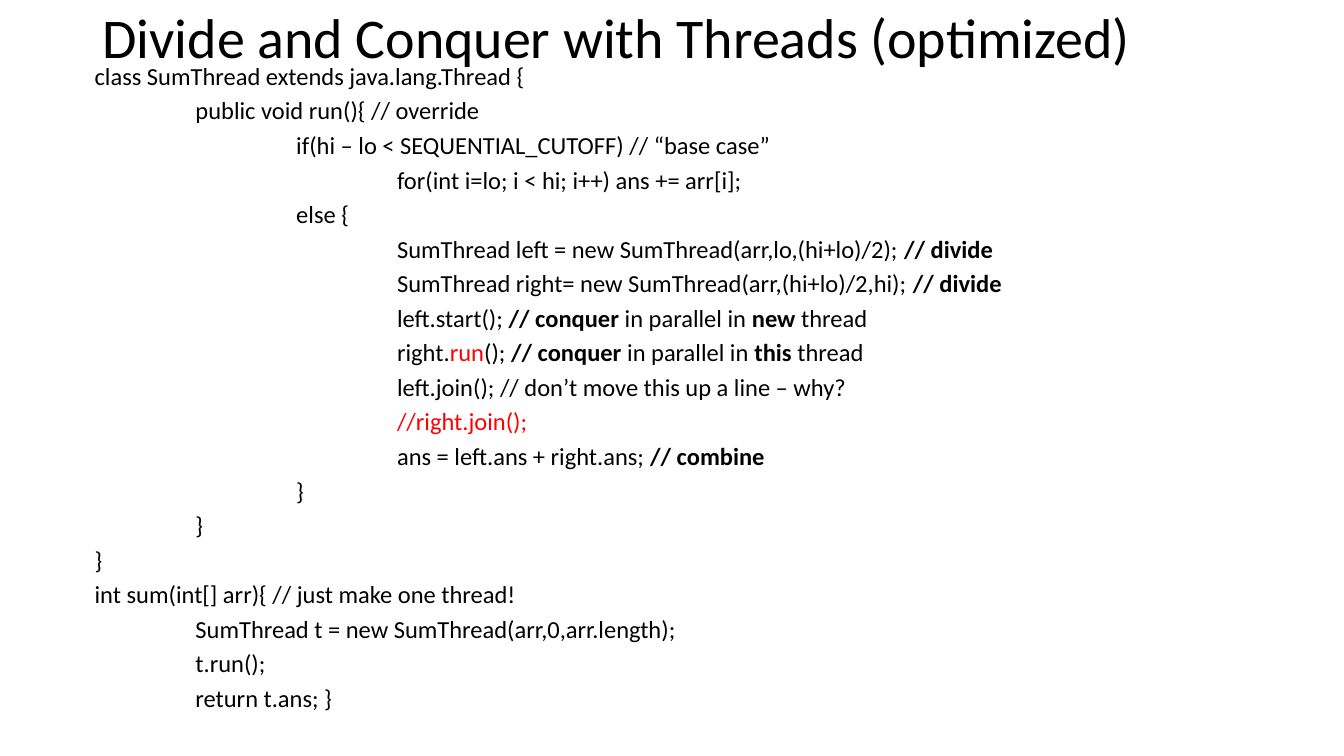
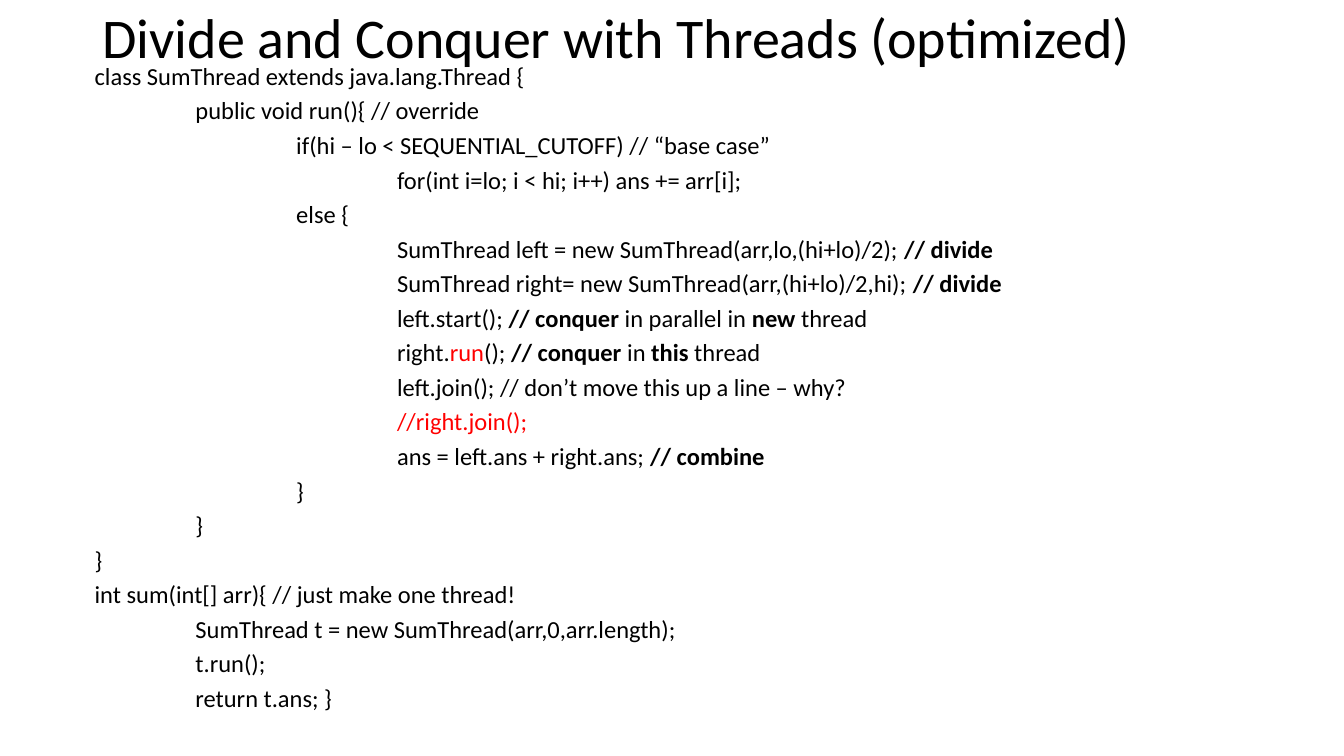
Before and after one commit to natebrunelle/cse332, a slide deck: slide 26 of markdown/files/slides/lecture17_forkjoin.pptx. Drawn at 1344x756 pixels with LibreOffice and Linux fonts; fonts in the diff are those of the drawing. Boxes give left, top, right and bottom in pixels: in the first picture for what was removed or moved away, otherwise in the second. Text is boxed around its words. In the diff, an @@ line names an element or a change of style, - is before the commit and + after.

```diff
--- a/markdown/files/slides/lecture17_forkjoin.pptx
+++ b/markdown/files/slides/lecture17_forkjoin.pptx
@@ text at [397,343,760,366]: text changed @@
-right.run(); // conquer in parallel in this thread
+right.run(); // conquer in this thread
```
Also in this commit, not shown: 3 other slides changed, 8 other files.
